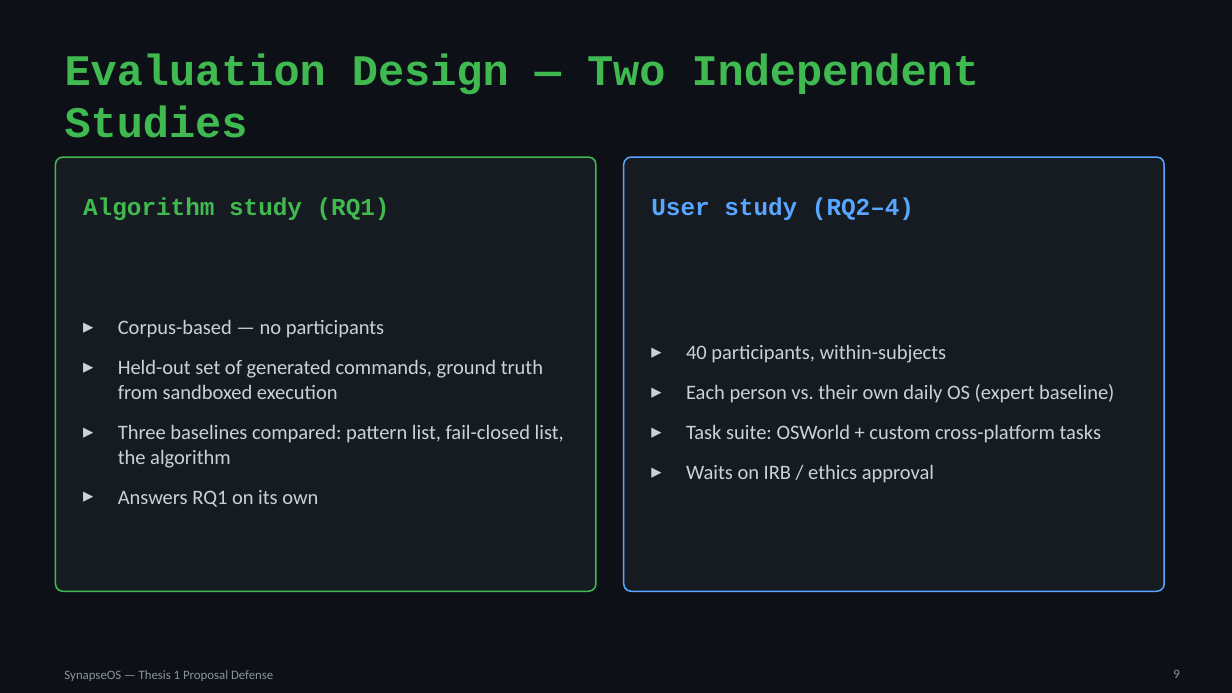
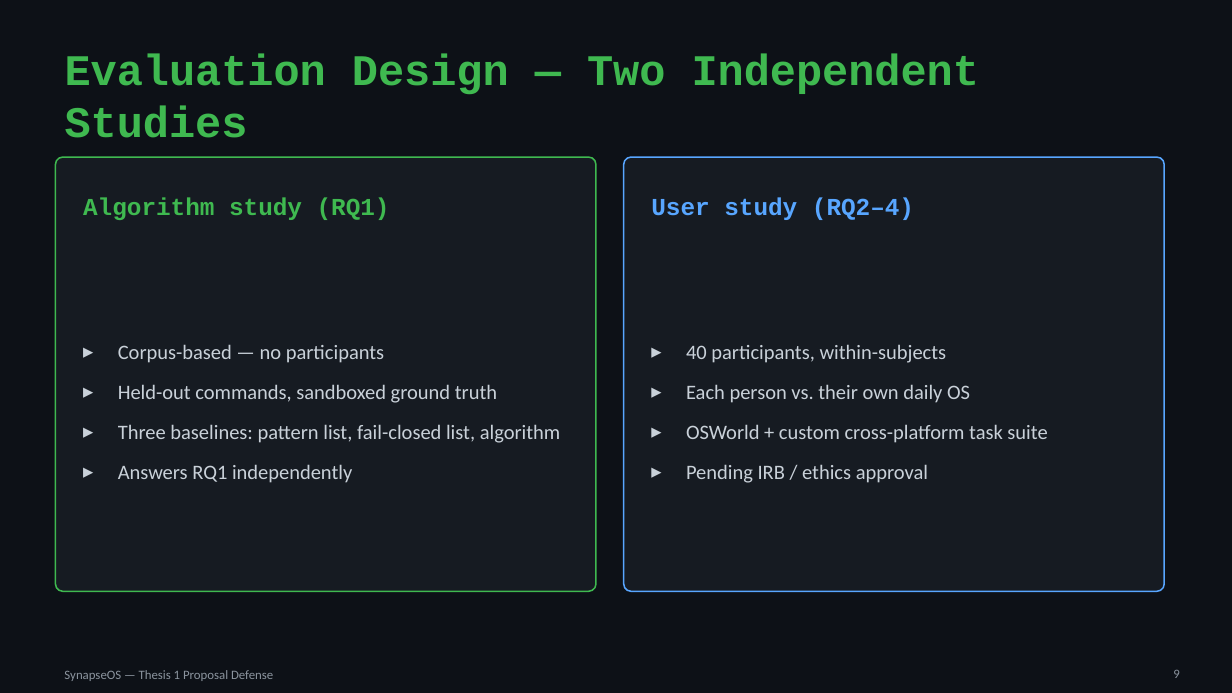
Before and after one commit to willardcsoriano/thesis, a slide deck: slide 9 of thesis 1/defense/SynapseOS_Proposal_Defense.pptx. Drawn at 1232x693 pixels with LibreOffice and Linux fonts; fonts in the diff are those of the drawing. Boxes give left, top, right and bottom in pixels: in the first picture for what was removed or moved away, otherwise in the second. Text is boxed around its words. In the diff, an @@ line names an element or a change of style, - is before the commit and + after.

```diff
--- a/thesis 1/defense/SynapseOS_Proposal_Defense.pptx
+++ b/thesis 1/defense/SynapseOS_Proposal_Defense.pptx
@@ text at (118, 384, 561, 483): text changed @@
-▸ Held-out set of generated commands, ground truth from sandboxed execution
-▸ Three baselines compared: pattern list, fail-closed list, the algorithm
-▸ Answers RQ1 on its own
+▸ Held-out commands, sandboxed ground truth
+▸ Three baselines: pattern list, fail-closed list, algorithm
+▸ Answers RQ1 independently
@@ text at (686, 384, 1047, 483): text changed @@
-▸ Each person vs. their own daily OS (expert baseline)
-▸ Task suite: OSWorld + custom cross-platform tasks
-▸ Waits on IRB / ethics approval
+▸ Each person vs. their own daily OS
+▸ OSWorld + custom cross-platform task suite
+▸ Pending IRB / ethics approval
```
Also in this commit, not shown: 10 other slides changed, 2 other files.
